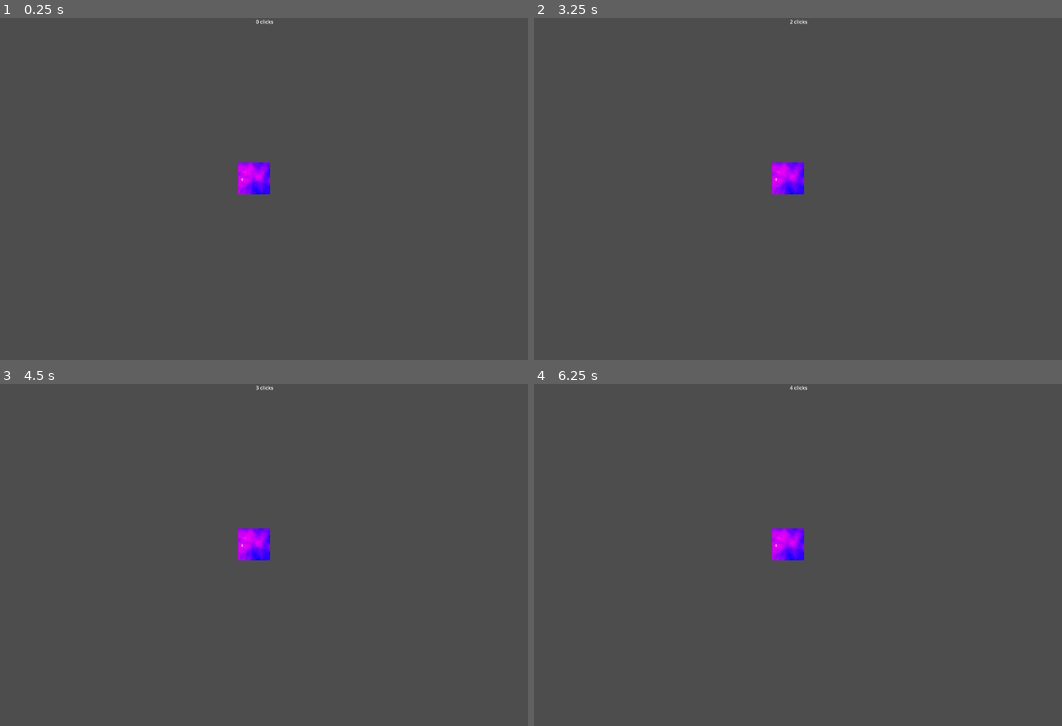
Above: before the commit, frames 1-4 (two rows, left to right).
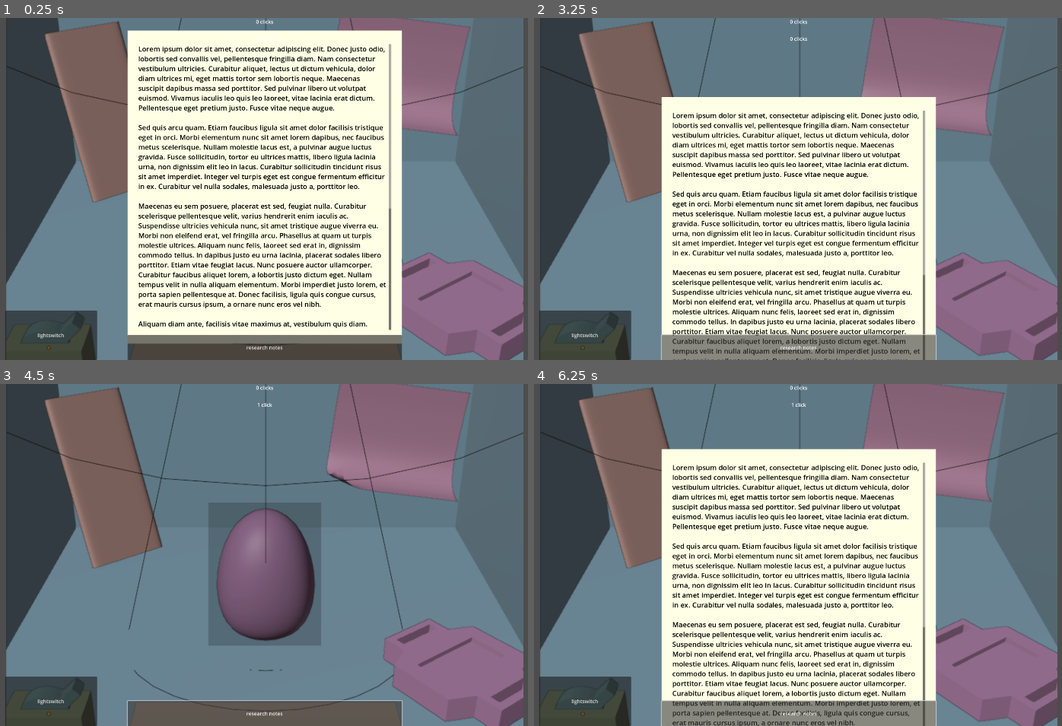
Above: after the commit, the same moments.

Repository: 100-Devs-1-Game/TheHatchery
Game: Godot game, scene res://scenes/game.tscn
Two runs of this game, one before a commit and one after it. Both use one fixed random seed, a clock stepped at 60 frames per second and the inputs below.
Inputs (mouse positions are in pixels of both pictures, inside the frame that each line leads up to; where the layout moved, square brackets give the same spot in the first picture):
- Up to frame 1 (0.25 s): no input
- Up to frame 2 (3.25 s): click (798, 209) [798, 189] at 0.5 s; click (798, 346) at 1.25 s, where only the run after the commit has a clickable "research notes"; click (798, 209) [798, 189] at 2 s; click (798, 346) at 2.75 s, where only the run after the commit has a clickable "research notes"
- Up to frame 3 (4.5 s): click (264, 575) [264, 555] at 3.5 s; click (264, 712) at 4.25 s, where only the run after the commit has a clickable "research notes"
- Up to frame 4 (6.25 s): tap Enter at 5.75 s

The runs differ from the first frame. In frame 1, 91% of the frame differs, in the area x 1-100%, y 0-100%; in frame 2, 93%; in frame 3, 90%; in frame 4, 93%.

Commit message:
Preliminary game scene set-up

Diff:
--- a/src/project.godot
+++ b/src/project.godot
@@ -15,6 +15,10 @@
 config/features=PackedStringArray("4.4", "Forward Plus")
 config/icon="res://icon.svg"
 
+[autoload]
+
+D="*res://scripts/data.gd"
+
 [display]
 
 window/size/viewport_width=1920
--- a/src/ptt.json
+++ b/src/ptt.json
@@ -1 +1 @@
-{"hcs":true,"hls":true,"ho":false,"hsd":true,"htd":true,"lo":"2025-10-27","ls":91.0,"m1":2922.0,"m1vis":true,"m2":2922.0,"m2vis":true,"op":true,"sd":1760741477.0,"sn":false,"st":0,"td":3.0,"tt":2922.0}
+{"hcs":true,"hls":true,"ho":false,"hsd":true,"htd":true,"lo":"2025-10-28","ls":6160.0,"m1":14287.0,"m1vis":true,"m2":14287.0,"m2vis":true,"op":true,"sd":1760741477.0,"sn":false,"st":0,"td":4.0,"tt":14287.0}
--- /dev/null
+++ b/src/scenes/debug.tscn
@@ -0,0 +1,29 @@
+[gd_scene load_steps=2 format=3 uid="uid://dnn1ow1ykcf8t"]
+
+[ext_resource type="Script" uid="uid://qk78lndajp2m" path="res://scripts/debug.gd" id="1_lgrwq"]
+
+[node name="DEBUG" type="Control"]
+layout_mode = 3
+anchors_preset = 15
+anchor_right = 1.0
+anchor_bottom = 1.0
+grow_horizontal = 2
+grow_vertical = 2
+script = ExtResource("1_lgrwq")
+
+[node name="ClickCounter" type="Label" parent="."]
+layout_mode = 1
+anchors_preset = 5
+anchor_left = 0.5
+anchor_right = 0.5
+offset_left = -223.0
+offset_right = 223.0
+offset_bottom = 46.0
+grow_horizontal = 2
+text = "this text does not work
+DEBUG VER."
+horizontal_alignment = 1
+
+[node name="Timer" type="Timer" parent="."]
+wait_time = 4096.0
+autostart = true
--- a/src/scenes/game.gd
+++ /dev/null
@@ -1,27 +0,0 @@
-extends Control
-
-var clicks : int = 0
-var event1passed : bool = false
-
-func _on_click_target_pressed():
-	clicks += 1
-	print("you clicked")
-
-func _process(_delta):
-	# NOTE: DISPLAYS CURRENT CLICK VALUE
-	#$Label.text = "%d clicks" % int(clicks)
-	if clicks == 1:
-		$Label.text = str(clicks) + " click"
-	else:
-		$Label.text = str(clicks) + " clicks"
-
-	# NOTE: CLICK VALUE-BASED EVENT TEMPLATE
-	if clicks == 100:
-		print("you reached 100")
-
-
-func event1template():
-	null
-	#show text
-	#show next text on input
-	#hide text
--- a/src/scenes/game.tscn
+++ b/src/scenes/game.tscn
@@ -1,20 +1,16 @@
-[gd_scene load_steps=5 format=3 uid="uid://dijj7msso558g"]
+[gd_scene load_steps=6 format=3 uid="uid://dijj7msso558g"]
 
-[ext_resource type="Script" uid="uid://dljbefbqotbh5" path="res://scenes/game.gd" id="1_uwrxv"]
+[ext_resource type="Script" uid="uid://dljbefbqotbh5" path="res://scripts/game.gd" id="1_uwrxv"]
+[ext_resource type="Texture2D" uid="uid://nktkc3bvtxrg" path="res://assets/WIPhatcheryscene3d.png" id="2_lnu2h"]
+[ext_resource type="PackedScene" uid="uid://dnn1ow1ykcf8t" path="res://scenes/debug.tscn" id="2_yqjtg"]
 
-[sub_resource type="Gradient" id="Gradient_yqjtg"]
-offsets = PackedFloat32Array(0, 0.957219, 1)
-colors = PackedColorArray(0, 0, 1, 1, 0.960784, 0, 0.960784, 1, 1, 1, 1, 1)
+[sub_resource type="Gradient" id="Gradient_lnu2h"]
+colors = PackedColorArray(0, 0, 0, 0.196078, 0, 0, 0, 0.196078)
 
-[sub_resource type="FastNoiseLite" id="FastNoiseLite_lnu2h"]
+[sub_resource type="GradientTexture2D" id="GradientTexture2D_lbhrr"]
+gradient = SubResource("Gradient_lnu2h")
 
-[sub_resource type="NoiseTexture2D" id="NoiseTexture2D_lbhrr"]
-width = 100
-height = 100
-color_ramp = SubResource("Gradient_yqjtg")
-noise = SubResource("FastNoiseLite_lnu2h")
-
-[node name="Control" type="Control"]
+[node name="GAME" type="Control"]
 layout_mode = 3
 anchors_preset = 15
 anchor_right = 1.0
@@ -23,29 +19,126 @@
 grow_vertical = 2
 script = ExtResource("1_uwrxv")
 
+[node name="PROXYenvr" type="TextureRect" parent="."]
+layout_mode = 1
+anchors_preset = 15
+anchor_right = 1.0
+anchor_bottom = 1.0
+grow_horizontal = 2
+grow_vertical = 2
+texture = ExtResource("2_lnu2h")
+stretch_mode = 5
+
+[node name="Egg" type="AnimatedSprite2D" parent="."]
+visible = false
+
+[node name="MP3PlayerScreen" type="AnimatedSprite2D" parent="."]
+visible = false
+
+[node name="DEBUG" parent="." instance=ExtResource("2_yqjtg")]
+layout_mode = 1
+
 [node name="ClickTarget" type="TextureButton" parent="."]
 layout_mode = 1
-anchors_preset = -1
-anchor_left = 0.456597
-anchor_top = 0.422839
-anchor_right = 0.543403
-anchor_bottom = 0.57716
+anchors_preset = 8
+anchor_left = 0.5
+anchor_top = 0.5
+anchor_right = 0.5
+anchor_bottom = 0.5
+offset_left = -178.0
+offset_top = -165.0
+offset_right = 178.0
+offset_bottom = 287.0
 grow_horizontal = 2
 grow_vertical = 2
-texture_normal = SubResource("NoiseTexture2D_lbhrr")
+texture_normal = SubResource("GradientTexture2D_lbhrr")
 ignore_texture_size = true
+stretch_mode = 0
+
+[node name="ResearchNotesProp" type="ColorRect" parent="."]
+layout_mode = 2
+anchor_left = 0.274479
+anchor_top = 0.037963
+anchor_right = 0.725521
+anchor_bottom = 0.952778
+offset_top = -1.0
+offset_bottom = -1.0
+color = Color(0.999735, 1, 0.90019, 1)
 metadata/_edit_use_anchors_ = true
 
-[node name="Label" type="Label" parent="."]
+[node name="ResearchNotesText" type="RichTextLabel" parent="ResearchNotesProp"]
+layout_mode = 1
+anchors_preset = 15
+anchor_right = 1.0
+anchor_bottom = 1.0
+offset_left = 34.0
+offset_top = 42.0
+offset_right = -34.0
+offset_bottom = -42.0
+grow_horizontal = 2
+grow_vertical = 2
+theme_override_colors/default_color = Color(0, 0, 0, 1)
+theme_override_font_sizes/normal_font_size = 22
+text = "Lorem ipsum dolor sit amet, consectetur adipiscing elit. Donec justo odio, lobortis sed convallis vel, pellentesque fringilla diam. Nam consectetur vestibulum ultricies. Curabitur aliquet, lectus ut dictum vehicula, dolor diam ultrices mi, eget mattis tortor sem lobortis neque. Maecenas suscipit dapibus massa sed porttitor. Sed pulvinar libero ut volutpat euismod. Vivamus iaculis leo quis leo laoreet, vitae lacinia erat dictum. Pellentesque eget pretium justo. Fusce vitae neque augue.
+
+Sed quis arcu quam. Etiam faucibus ligula sit amet dolor facilisis tristique eget in orci. Morbi elementum nunc sit amet lorem dapibus, nec faucibus metus scelerisque. Nullam molestie lacus est, a pulvinar augue luctus gravida. Fusce sollicitudin, tortor eu ultrices mattis, libero ligula lacinia urna, non dignissim elit leo in lacus. Curabitur sollicitudin tincidunt risus sit amet imperdiet. Integer vel turpis eget est congue fermentum efficitur in ex. Curabitur vel nulla sodales, malesuada justo a, porttitor leo.
+
+Maecenas eu sem posuere, placerat est sed, feugiat nulla. Curabitur scelerisque pellentesque velit, varius hendrerit enim iaculis ac. Suspendisse ultricies vehicula nunc, sit amet tristique augue viverra eu. Morbi non eleifend erat, vel fringilla arcu. Phasellus at quam ut turpis molestie ultrices. Aliquam nunc felis, laoreet sed erat in, dignissim commodo tellus. In dapibus justo eu urna lacinia, placerat sodales libero porttitor. Etiam vitae feugiat lacus. Nunc posuere auctor ullamcorper. Curabitur faucibus aliquet lorem, a lobortis justo dictum eget. Nullam tempus velit in nulla aliquam elementum. Morbi imperdiet justo lorem, et porta sapien pellentesque at. Donec facilisis, ligula quis congue cursus, erat mauris cursus ipsum, a ornare nunc eros vel nibh.
+
+Aliquam diam ante, facilisis vitae maximus at, vestibulum quis diam. Donec id interdum magna, at rhoncus risus. Nam vitae quam tincidunt, interdum metus a, laoreet lorem. Aliquam erat volutpat. Nam bibendum blandit sapien ac eleifend. Cras commodo nibh eu leo interdum, tempor dignissim enim malesuada. Nam egestas ante et ante placerat, nec elementum justo malesuada. Phasellus turpis diam, dictum at turpis vehicula, placerat mollis sem. Vestibulum ante ipsum primis in faucibus orci luctus et ultrices posuere cubilia curae; In fermentum rhoncus mattis. Donec sed orci in leo venenatis varius efficitur nec sapien. Fusce elit nunc, vulputate id quam quis, sagittis hendrerit neque. Praesent faucibus nisi diam, non tempus tortor tempor et. Pellentesque nec posuere ipsum. Fusce id eros sed mi posuere laoreet consectetur id purus.
+
+Vestibulum turpis velit, facilisis non quam a, porta laoreet arcu. Integer vitae diam enim. Vestibulum tincidunt nisi nisl, eu pharetra nibh egestas vitae. Proin euismod auctor arcu, sit amet tempor neque euismod nec. Vivamus rutrum dui nunc, sit amet viverra ex pretium et. Cras vitae est non nibh interdum finibus ac quis eros. Phasellus blandit malesuada justo quis vehicula. Nulla pellentesque tellus eros, quis luctus neque gravida nec. In aliquet orci at magna posuere finibus. Nullam laoreet libero id venenatis convallis. Quisque tincidunt, quam et porta ornare, mauris ligula aliquam urna, vitae vehicula risus lectus at turpis. Vestibulum ante ipsum primis in faucibus orci luctus et ultrices posuere cubilia curae;"
+tab_size = 8
+
+[node name="ResearchNotesButton" type="Button" parent="."]
+layout_mode = 1
+anchors_preset = 7
+anchor_left = 0.5
+anchor_top = 1.0
+anchor_right = 0.5
+anchor_bottom = 1.0
+offset_left = -433.0
+offset_top = -79.0
+offset_right = 433.0
+grow_horizontal = 2
+grow_vertical = 0
+text = "research notes"
+
+[node name="ClickCounter" type="Label" parent="."]
 layout_mode = 1
 anchors_preset = 5
 anchor_left = 0.5
 anchor_right = 0.5
 offset_left = -163.0
+offset_top = 54.0
 offset_right = 163.0
-offset_bottom = 67.0
+offset_bottom = 121.0
 grow_horizontal = 2
-text = "this text does not work"
+text = "this text does not work
+ROOT GAME VER."
 horizontal_alignment = 1
 
+[node name="Darkness" type="ColorRect" parent="."]
+visible = false
+layout_mode = 1
+anchors_preset = 15
+anchor_right = 1.0
+anchor_bottom = 1.0
+grow_horizontal = 2
+grow_vertical = 2
+color = Color(0, 0, 0, 1)
+
+[node name="Lightswitch" type="Button" parent="."]
+layout_mode = 1
+anchors_preset = 2
+anchor_top = 1.0
+anchor_bottom = 1.0
+offset_left = 141.0
+offset_top = -156.0
+offset_right = 431.0
+grow_vertical = 0
+text = "lightswitch"
+
 [connection signal="pressed" from="ClickTarget" to="." method="_on_click_target_pressed"]
+[connection signal="pressed" from="ResearchNotesButton" to="." method="_on_research_notes_pressed"]
+[connection signal="pressed" from="Lightswitch" to="." method="_on_lightswitch_pressed"]
--- /dev/null
+++ b/src/scripts/data.gd
@@ -0,0 +1,20 @@
+extends Node
+
+var clickvalue : int = 1
+
+var eggclickable : bool = true
+var clicks : int = 0
+var event1passed : bool = false
+var textindex : int = 1
+
+var tutorialview : bool = false
+
+
+
+var array_eventtemplatetext = [
+	"It's been a couple of weeks now.",
+	"I've been stimulating the egg consitantly, and now I need to make a decision.",
+	"Maybe I should add an extra source of heat, to make sure the egg is properly insulated.",
+	"It would increase my chances of successfully hatching the egg, but the time it would take to set it up would mean the egg needs more time until it's ready to hatch.",
+	"Should I add a/an [item] to the hatchery?" #yes/no prompt indicator, makes buttons visible
+]
--- /dev/null
+++ b/src/scripts/debug.gd
@@ -0,0 +1,13 @@
+extends Control
+
+@onready var clicks = D.clicks
+
+
+func _process(_delta):
+	# NOTE: DISPLAYS CURRENT CLICK VALUE
+	#$Label.text = "%d clicks" % int(clicks)
+	if clicks == 1:
+		$ClickCounter.text = str(clicks) + " click"
+	else:
+		$ClickCounter.text = str(clicks) + " clicks"
+	#print($Timer.wait_time - $Timer.time_left)
--- /dev/null
+++ b/src/scripts/game.gd
@@ -0,0 +1,79 @@
+extends Control
+
+@onready var clickvalue = D.clickvalue
+
+@onready var eggclickable = D.eggclickable
+@onready var clicks = D.clicks
+@onready var tutorialview = D.tutorialview
+
+@onready var event1 = D.array_eventtemplatetext
+
+
+#func _ready():
+	#dark = true
+
+
+func _process(_delta):
+	# NOTE: DISPLAYS CURRENT CLICK VALUE
+	#$Label.text = "%d clicks" % int(clicks)
+	if clicks == 1:
+		$ClickCounter.text = str(clicks) + " click"
+	else:
+		$ClickCounter.text = str(clicks) + " clicks"
+
+	#richtext.visibility += 1
+
+
+func _on_lightswitch_pressed():
+	if $Darkness.visible == true:
+		$Darkness.visible = false
+	else:
+		#intended as a reset, refer to line 33 on fail
+		get_tree().quit
+		#manual resetting on lightswitch
+		$Darkness.visible = true
+		#reset click count
+
+
+func _on_click_target_pressed():
+	clicks += clickvalue
+	print("you clicked " + str(clicks) + " time/s")
+
+	# NOTE: CLICK VALUE-BASED EVENT TEMPLATE
+	if clicks == 100:
+		print("you reached 100")
+		event_template(event1)
+
+
+func event_template(event1):
+	print("event 1 triggered")
+	#NOTE: PROXY PSEUDOCODE
+	#eggclickable = false
+	#textindex = 1
+	#textcontainer.visibility = true
+	#richtext.text = event1[textindex]
+	#if richtext.visibility_ratio == 1
+		#progress text on click
+	#if textindex > event1.size
+		#textcontainer.visibility = false
+	#eggclickable = true
+
+	#TODO:
+	# MAKE TEMPLATE FOR TEXT SECTIONS
+	## NEEDS TO BE ABLE TO;
+	### DISPLAY TEXT FROM THE MATCHING ARRAY/DICTIONARY IN DATA SCRIPT
+	### DISPLAY AND ACT BASED ON 'YES/NO' CHOICE OPTIONS
+	#### ON A 'NO' THE GAME WILL END AND THE EGG WILL 'HATCH' ON THE DATE/TIME GIVEN IN DATA (TBD)
+	#### ON A 'YES' THE GAME'S END AND 'HATCH' DATE/TIME WILL EXTEND
+	### DISPLAY A NEW OBJECT IN THE INCUBATOR IF 'YES' IS CHOSEN
+
+
+func _on_research_notes_pressed():
+	if tutorialview == false:
+		tutorialview = true
+		var tween = create_tween()
+		tween.tween_property($ResearchNotesProp, "position", Vector2 (527,40), 1).set_trans(Tween.TRANS_EXPO)
+	else:
+		tutorialview = false
+		var tween = create_tween()
+		tween.tween_property($ResearchNotesProp, "position", Vector2 (527,1100), 1).set_trans(Tween.TRANS_EXPO)
Binary file added: src/assets/WIPhatcheryscene3d.png
Not shown, added: src/assets/WIPhatcheryscene3d.png.import
Not shown, added: src/scripts/data.gd.uid
Not shown, added: src/scripts/debug.gd.uid
Renamed: src/scenes/game.gd.uid -> src/scripts/game.gd.uid
